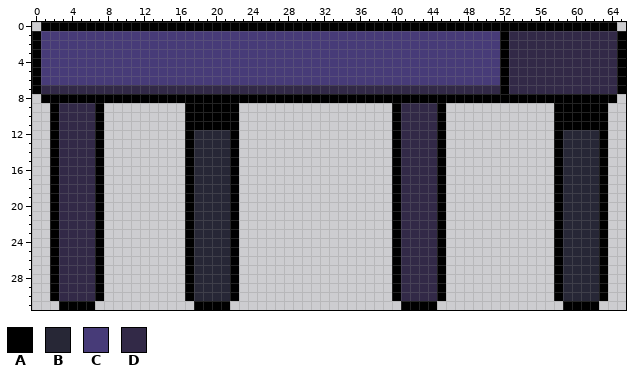
Two versions of one pixel-art file, Assets/Sprites/Level/_Bench.aseprite. The first picture shows the starting point.
66x32 pixels, 1 frame.
Palette (. is transparent): A #000000  B #272736  C #473b78  D #322947
The same view after the edit:
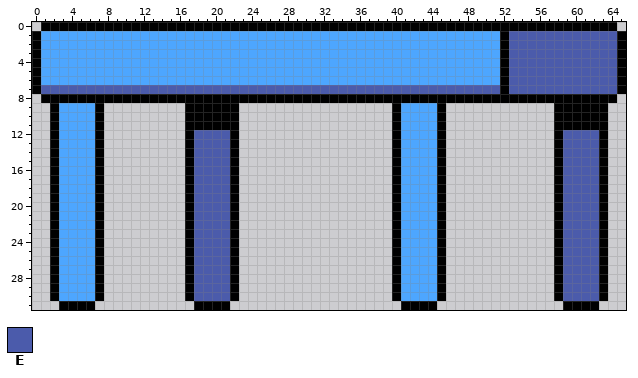
Colours new in this view: E #4b5bab
Difference:
colour C: #473b78 -> #4da6ff
y 1..6: x 53..64 DDDDDDDDDDDD -> EEEEEEEEEEEE
y 7: x 1..51 DDDDDDDDDDDDDDDDDDDDDDDDDDDDDDDDDDDDDDDDDDDDDDDDDDD -> EEEEEEEEEEEEEEEEEEEEEEEEEEEEEEEEEEEEEEEEEEEEEEEEEEE; x 53..64 DDDDDDDDDDDD -> EEEEEEEEEEEE
y 9..11: x 3..6 DDDD -> CCCC; x 41..44 DDDD -> CCCC
y 12..30: x 3..6 DDDD -> CCCC; x 18..21 BBBB -> EEEE; x 41..44 DDDD -> CCCC; x 59..62 BBBB -> EEEE
